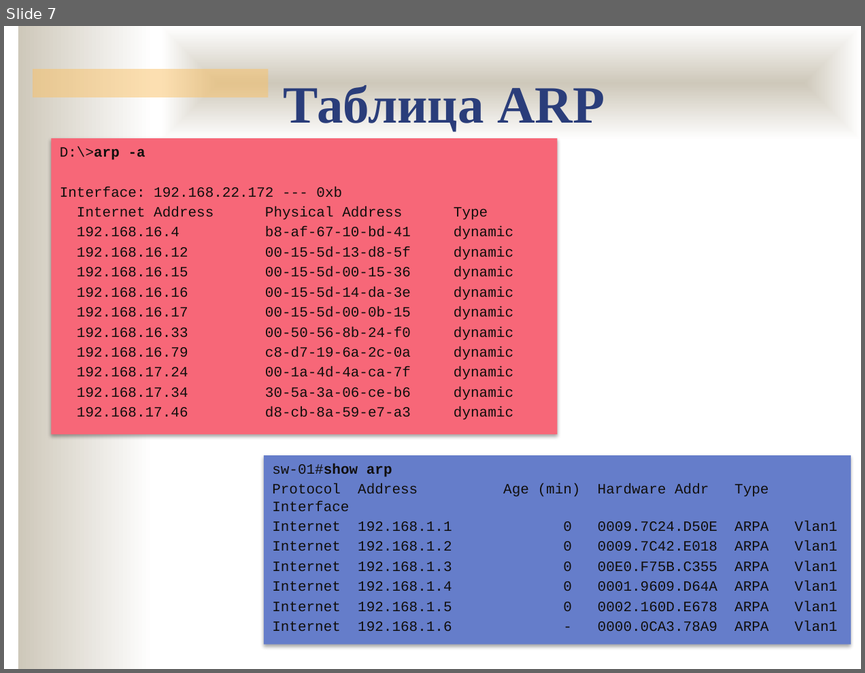
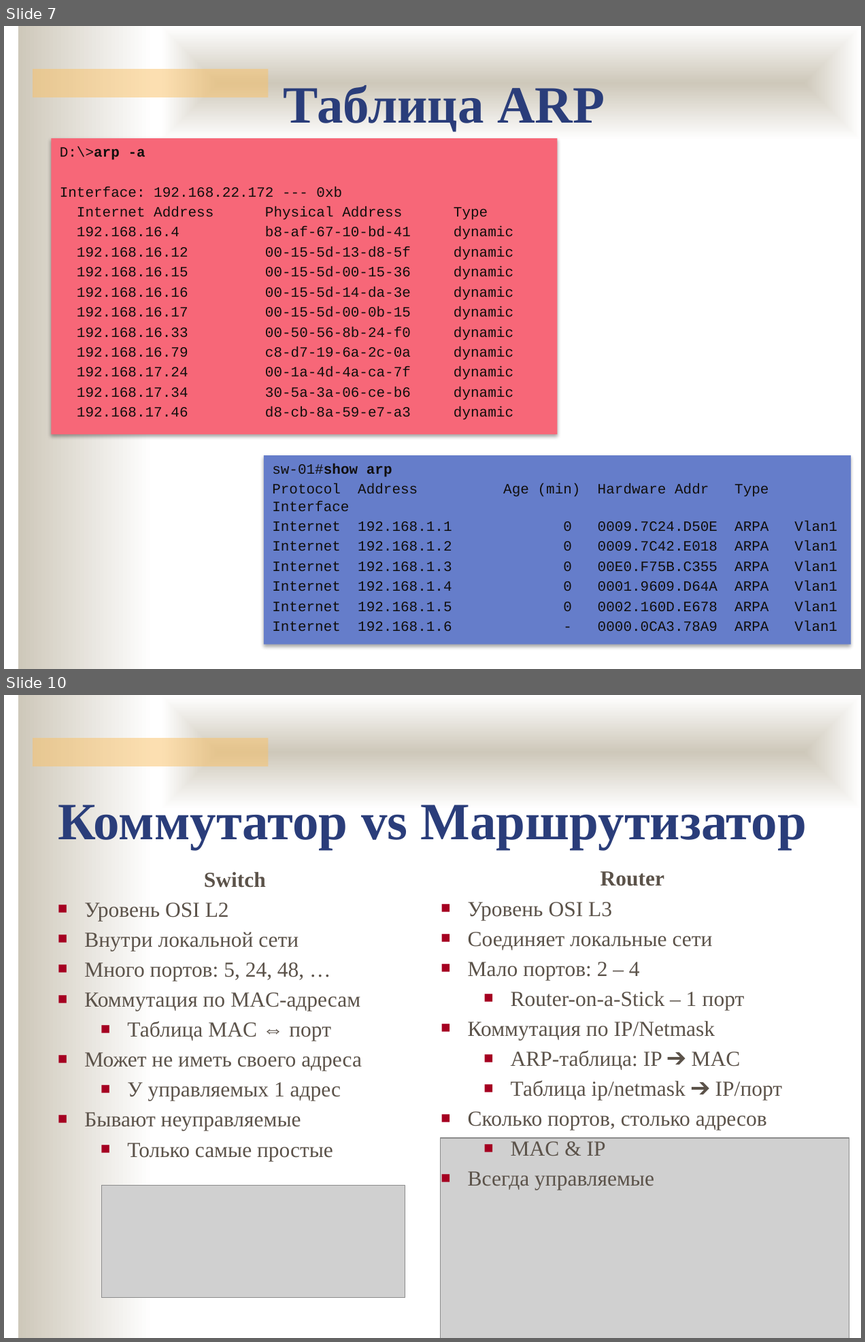
Before and after one commit to ukoloff/nets, a slide deck: 10.pptx. Shown one above the other, each under a label of ours: slide 7 before the commit, slides 7 and 10 after it; the slides between them are not shown. The pictures are 865x673 and 865x1342 pixels, drawn with LibreOffice and Linux fonts; fonts in the diff are those of the drawing; grey boxes stand for pictures; background and template pictures are left out. Boxes give left, top, right and bottom in pixels: in the first picture for what was removed or moved away, otherwise in the second. Text is boxed around its words. In the diff, an @@ line names an element or a change of style, - is before the commit and + after.

```diff
--- a/10.pptx
+++ b/10.pptx
@@ slide 10 added at (4,695,861,1338), background #FFFFFF; not listed: 3 template elements that a slide beside it also shows @@
@@ text added at (58,798,806,849), 44 pt, text #2A3D7A, bold @@
+Коммутатор vs Маршрутизатор
@@ text added at (84,872,362,1161), 18 pt, text #5B5249 @@
+Switch
+■ Уровень OSI L2
+■ Внутри локальной сети
+■ Много портов: 5, 24, 48, …
+■ Коммутация по MAC-адресам
+  ■ Таблица MAC ⇔ порт
+■ Может не иметь своего адреса
+  ■ У управляемых 1 адрес
+■ Бывают неуправляемые
+  ■ Только самые простые
@@ text added at (468,871,783,1190), 18 pt, text #5B5249 @@
+Router
+■ Уровень OSI L3
+■ Соединяет локальные сети
+■ Мало портов: 2 – 4
+  ■ Router-on-a-Stick – 1 порт
+■ Коммутация по IP/Netmask
+  ■ ARP-таблица: IP ➔ MAC
+  ■ Таблица ip/netmask ➔ IP/порт
+■ Сколько портов, столько адресов
+  ■ MAC & IP
+■ Всегда управляемые
@@ picture added at (440,1138,849,1338) @@
@@ picture added at (102,1185,405,1297) @@
```
Also in this commit, not shown: 6 slides changed, 7 other slides added.
